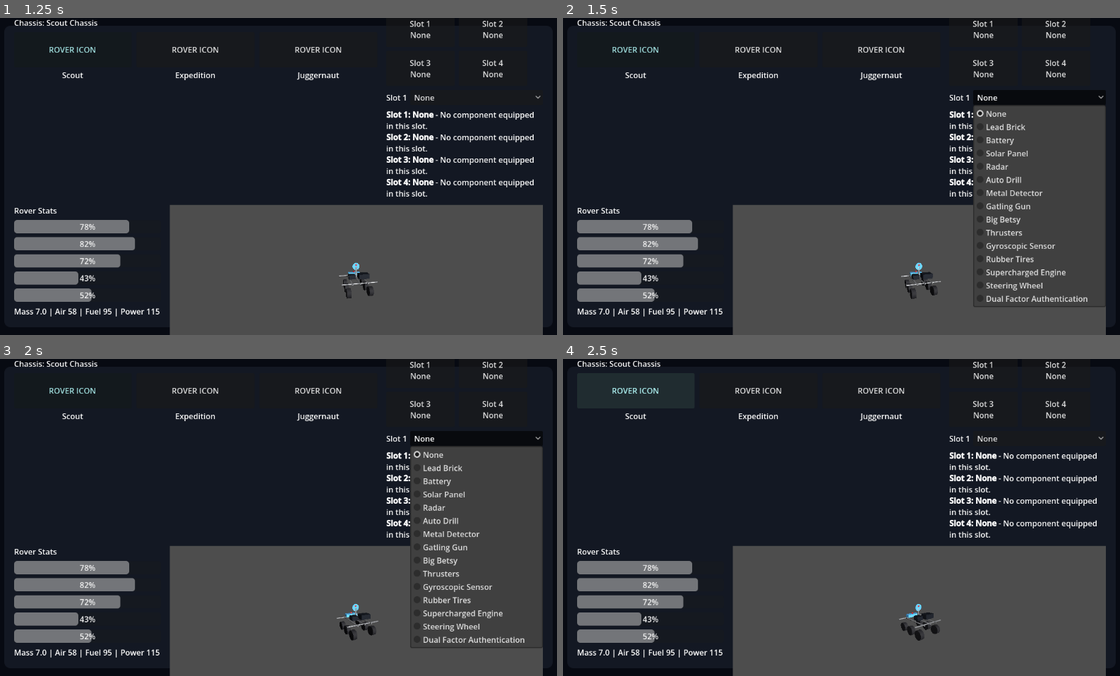
Above: before the commit, frames 1-4 (two rows, left to right).
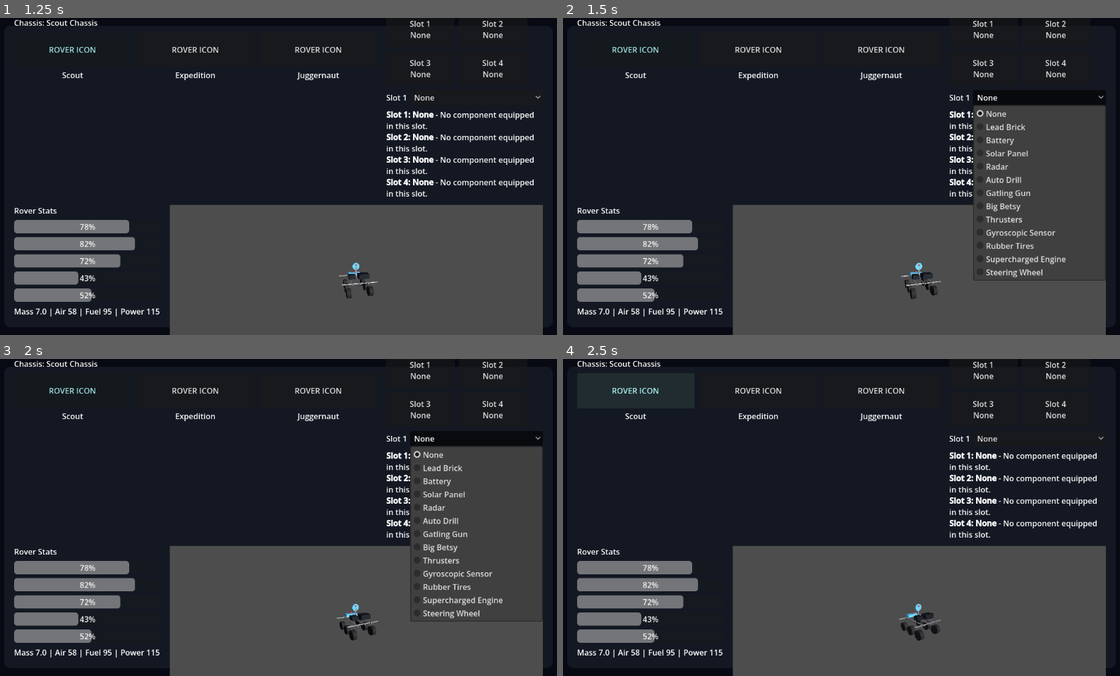
Above: after the commit, the same moments.

Repository: alevy9-Birch/FinalProject399AI
Game: Godot game, scene res://scenes/MainMenu.tscn
Two runs of this game, one before a commit and one after it. Both use one fixed random seed, a clock stepped at 60 frames per second and the inputs below.
Inputs:
- Up to frame 1 (1.25 s): click "Continue to Customization" at 0.5 s
- Up to frame 2 (1.5 s): click "None" at 1.25 s
- Up to frame 3 (2 s): no input
- Up to frame 4 (2.5 s): click "ROVER ICON" at 2 s

Frame 1 is identical in both runs. In frame 2, 1.3% of the frame differs, in the area x 73-98%, y 54-92%; in frame 3, 1.3%; in frame 4, nothing differs.

Commit message:
Rebalance component and weapon tuning, and document exact combat behavior.
This aligns base and upgrade stats with the latest balance pass, removes deprecated component behavior, adds linear duplicate-weapon fire rate scaling, and updates the component reference with current defaults and weapon attack specs.

Co-authored-by: Cursor <cursoragent@cursor.com>

Diff:
--- a/scripts/game_state.gd
+++ b/scripts/game_state.gd
@@ -60,7 +60,7 @@
 			"drive_power_drain": 3.0,
 			"thruster_power_drain_mult": 1.25,
 			"mining_power_cost": 6.0,
-			"weapon_power_cost": 4.0
+			"weapon_power_cost": 0.0
 		}
 	},
 	{
@@ -82,7 +82,7 @@
 			"drive_power_drain": 3.4,
 			"thruster_power_drain_mult": 1.35,
 			"mining_power_cost": 6.0,
-			"weapon_power_cost": 4.8
+			"weapon_power_cost": 0.0
 		}
 	},
 	{
@@ -104,7 +104,7 @@
 			"drive_power_drain": 3.9,
 			"thruster_power_drain_mult": 1.45,
 			"mining_power_cost": 7.0,
-			"weapon_power_cost": 5.5
+			"weapon_power_cost": 0.0
 		}
 	}
 ]
@@ -116,51 +116,45 @@
 	"Solar Panel",
 	"Radar",
 	"Auto Drill",
-	"Metal Detector",
 	"Gatling Gun",
 	"Big Betsy",
 	"Thrusters",
 	"Gyroscopic Sensor",
 	"Rubber Tires",
 	"Supercharged Engine",
-	"Steering Wheel",
-	"Dual Factor Authentication"
+	"Steering Wheel"
 ]
 
 const UPGRADE_MODIFIERS: Dictionary = {
 	"None": {},
 	"Lead Brick": {"mass": 2.8, "air_torque": -8.0},
-	"Battery": {"thruster_fuel_capacity": 35.0, "thruster_burn_rate": -4.0, "battery_max_power": 40.0},
-	"Solar Panel": {"thruster_refill_rate": 8.0, "power_regen_rate": 2.2},
+	"Battery": {"thruster_fuel_capacity": 35.0, "battery_max_power": 40.0},
+	"Solar Panel": {"thruster_recharge_rate_mult": 0.4, "power_regen_rate": 1.6},
 	"Radar": {"radar_range": 20.0},
 	"Auto Drill": {"mining_range": 2.5},
-	"Metal Detector": {"radar_flash_hz": 2.5},
-	"Gatling Gun": {"mass": 1.2, "weapon_power_cost": 1.6},
-	"Big Betsy": {"mass": 2.0, "weapon_power_cost": 3.2},
+	"Gatling Gun": {"mass": 1.2, "weapon_power_cost": 1.0},
+	"Big Betsy": {"mass": 2.0, "weapon_power_cost": 4.0},
 	"Thrusters": {"thruster_initial_impulse_force": 120.0, "thruster_sustain_force": 70.0, "thruster_burn_rate": 10.0},
 	"Gyroscopic Sensor": {"air_torque": 18.0},
-	"Rubber Tires": {"drive_force": 90.0},
-	"Supercharged Engine": {"mass": 1.4, "drive_force": 130.0, "max_drive_speed": 4.0, "thruster_burn_rate": 5.0},
-	"Steering Wheel": {"turn_torque": 24.0},
-	"Dual Factor Authentication": {}
+	"Rubber Tires": {"drive_force": 140.0},
+	"Supercharged Engine": {"mass": 1.4, "drive_force": 200.0, "max_drive_speed": 6.0, "thruster_burn_rate": 5.0},
+	"Steering Wheel": {"turn_torque": 24.0}
 }
 
 const UPGRADE_DESCRIPTIONS: Dictionary = {
 	"None": "No component equipped in this slot.",
 	"Lead Brick": "Adds heavy ballast. Improves stability but reduces air control.",
-	"Battery": "Adds extra battery storage and slightly improves fuel economy.",
-	"Solar Panel": "Regenerates power faster and improves refuel pacing.",
+	"Battery": "Adds extra battery storage and thruster fuel capacity.",
+	"Solar Panel": "Regenerates power faster and increases grounded thruster recharge speed.",
 	"Radar": "Increases ore detection range.",
 	"Auto Drill": "Automatically mines ore while in mining range.",
-	"Metal Detector": "Boosts radar pulse frequency and highlights mining window.",
 	"Gatling Gun": "Rapid-fire weapon with low per-shot power cost.",
 	"Big Betsy": "Heavy cannon with slower cadence and high impact.",
 	"Thrusters": "Improves thrust force but increases consumption pressure.",
 	"Gyroscopic Sensor": "Stronger in-air correction and tilt control.",
 	"Rubber Tires": "Improves traction and drive response.",
 	"Supercharged Engine": "Higher speed and drive force at higher energy usage.",
-	"Steering Wheel": "Sharper turning response.",
-	"Dual Factor Authentication": "Safety module for later self-destruct systems."
+	"Steering Wheel": "Sharper turning response."
 }
 
 
@@ -177,7 +171,7 @@
 func set_upgrade_in_slot(slot_idx: int, upgrade_name: String) -> void:
 	if slot_idx < 0 or slot_idx >= selected_upgrades.size():
 		return
-	selected_upgrades[slot_idx] = upgrade_name
+	selected_upgrades[slot_idx] = upgrade_name if UPGRADE_NAMES.has(upgrade_name) else "None"
 
 
 func get_final_rover_stats() -> Dictionary:
--- a/scripts/rover_controller.gd
+++ b/scripts/rover_controller.gd
@@ -28,12 +28,12 @@
 @export var thruster_fuel_capacity: float = 100.0
 @export var thruster_initial_burst_cost: float = 30.0
 @export var thruster_burn_rate: float = 48.0
-@export var thruster_refill_rate: float = 34.0
+@export var thruster_recharge_rate_mult: float = 1.0
 @export var planet_path: NodePath = NodePath("../Planet")
 @export var gravity_strength: float = 26.0
 @export var anti_roll_force: float = 22.0
-@export var radar_range: float = 55.0
-@export var mining_range: float = 8.0
+@export var radar_range: float = 50.0
+@export var mining_range: float = 7.5
 @export var radar_flash_hz: float = 7.5
 @export var radar_beep_volume_db: float = -16.0
 @export var win_altitude_above_surface: float = 180.0
@@ -111,7 +111,8 @@
 var _has_gatling: bool = false
 var _has_big_betsy: bool = false
 var _has_auto_drill: bool = false
-var _has_metal_detector: bool = false
+var _gatling_count: int = 0
+var _big_betsy_count: int = 0
 var _fire_cooldown_timer: float = 0.0
 var _fire_hold_last_frame: bool = false
 var _shot_visuals_root: Node3D
@@ -261,7 +262,7 @@
 	thruster_initial_impulse_force = float(stats.get("thruster_initial_impulse_force", thruster_initial_impulse_force))
 	thruster_sustain_force = float(stats.get("thruster_sustain_force", thruster_sustain_force))
 	thruster_initial_burst_cost = float(stats.get("thruster_initial_burst_cost", thruster_initial_burst_cost))
-	thruster_refill_rate = float(stats.get("thruster_refill_rate", thruster_refill_rate))
+	thruster_recharge_rate_mult = float(stats.get("thruster_recharge_rate_mult", thruster_recharge_rate_mult))
 	thruster_burn_rate = float(stats.get("thruster_burn_rate", thruster_burn_rate))
 	var radar_range_bonus: float = float(stats.get("radar_range", 0.0))
 	radar_range = (radar_range + radar_range_bonus) * RADAR_RANGE_MULTIPLIER
@@ -338,12 +339,31 @@
 		_has_gatling = false
 		_has_big_betsy = false
 		_has_auto_drill = false
-		_has_metal_detector = false
-		return
-	_has_gatling = state.has_method("has_upgrade") and state.has_upgrade("Gatling Gun")
-	_has_big_betsy = state.has_method("has_upgrade") and state.has_upgrade("Big Betsy")
+		_gatling_count = 0
+		_big_betsy_count = 0
+		_weapon_power_cost = 0.0
+		return
 	_has_auto_drill = state.has_method("has_upgrade") and state.has_upgrade("Auto Drill")
-	_has_metal_detector = state.has_method("has_upgrade") and state.has_upgrade("Metal Detector")
+	_gatling_count = 0
+	_big_betsy_count = 0
+	var unlocked_slots: int = 0
+	if state.has_method("get_unlocked_slot_count"):
+		unlocked_slots = int(state.get_unlocked_slot_count())
+	for i in range(min(unlocked_slots, state.selected_upgrades.size())):
+		var upg: String = state.selected_upgrades[i]
+		if upg == "Gatling Gun":
+			_gatling_count += 1
+		elif upg == "Big Betsy":
+			_big_betsy_count += 1
+	_has_gatling = _gatling_count > 0
+	_has_big_betsy = _big_betsy_count > 0
+	# Duplicate weapon components scale fire rate only, not shot cost.
+	if _has_gatling:
+		_weapon_power_cost = 1.0
+	elif _has_big_betsy:
+		_weapon_power_cost = 4.0
+	else:
+		_weapon_power_cost = 0.0
 
 
 func _setup_shot_visuals() -> void:
@@ -725,7 +745,7 @@
 		return
 	if _thruster_idle_timer < 1.0:
 		return
-	var recharge_per_second: float = thruster_fuel_capacity * 0.25
+	var recharge_per_second: float = thruster_fuel_capacity * 0.25 * maxf(0.0, thruster_recharge_rate_mult)
 	_thruster_fuel = minf(thruster_fuel_capacity, _thruster_fuel + recharge_per_second * delta)
 
 
@@ -874,10 +894,7 @@
 		_ore_distance_label.text = "Ore Ping: Press G"
 	if _radar_state_label != null:
 		var radar_on: bool = _nearest_ore != null and _nearest_ore_dist <= radar_range
-		if _nearest_ore != null and _nearest_ore_dist <= mining_range and _has_metal_detector:
-			_radar_state_label.text = "Radar: MINING WINDOW LOCKED"
-		else:
-			_radar_state_label.text = "Radar: ORE IN RANGE" if radar_on else "Radar: scanning..."
+		_radar_state_label.text = "Radar: ORE IN RANGE" if radar_on else "Radar: scanning..."
 	if _mining_prompt_label != null:
 		var can_mine: bool = _nearest_ore != null and _nearest_ore_dist <= mining_range
 		_mining_prompt_label.text = "Mining: Press G to collect" if can_mine else "Mining: Move closer and press G"
@@ -908,15 +925,18 @@
 	var fire_held: bool = Input.is_mouse_button_pressed(MOUSE_BUTTON_LEFT)
 	if _has_gatling:
 		if fire_held:
-			_try_fire_weapon(0.09, 95.0, Color(0.95, 0.8, 0.25, 1.0), _weapon_power_cost)
+			var gatling_rate: float = 8.0 * float(maxi(_gatling_count, 1))
+			var gatling_cooldown: float = 1.0 / maxf(gatling_rate, 0.01)
+			_try_fire_weapon(gatling_cooldown, 95.0, 4.0, Color(0.95, 0.8, 0.25, 1.0), _weapon_power_cost)
 	else:
 		var fire_just_pressed: bool = fire_held and not _fire_hold_last_frame
 		if fire_just_pressed:
-			_try_fire_weapon(0.65, 125.0, Color(1.0, 0.45, 0.2, 1.0), _weapon_power_cost * 1.8)
+			var betsy_cooldown: float = 0.65 / float(maxi(_big_betsy_count, 1))
+			_try_fire_weapon(betsy_cooldown, 125.0, 30.0, Color(1.0, 0.45, 0.2, 1.0), _weapon_power_cost)
 	_fire_hold_last_frame = fire_held
 
 
-func _try_fire_weapon(cooldown: float, max_distance: float, color: Color, power_cost: float) -> void:
+func _try_fire_weapon(cooldown: float, max_distance: float, damage: float, color: Color, power_cost: float) -> void:
 	if _fire_cooldown_timer > 0.0:
 		return
 	if not _consume_power(power_cost):
@@ -934,7 +954,6 @@
 		end = hit["position"]
 		var collider: Object = hit["collider"]
 		if collider != null and collider.has_method("apply_damage"):
-			var damage: float = 16.0 if _has_big_betsy else 6.0
 			collider.apply_damage(damage)
 	_spawn_shot_visual(start, end, color)
 
Not shown, added: COMPONENT_EFFECTS.md
